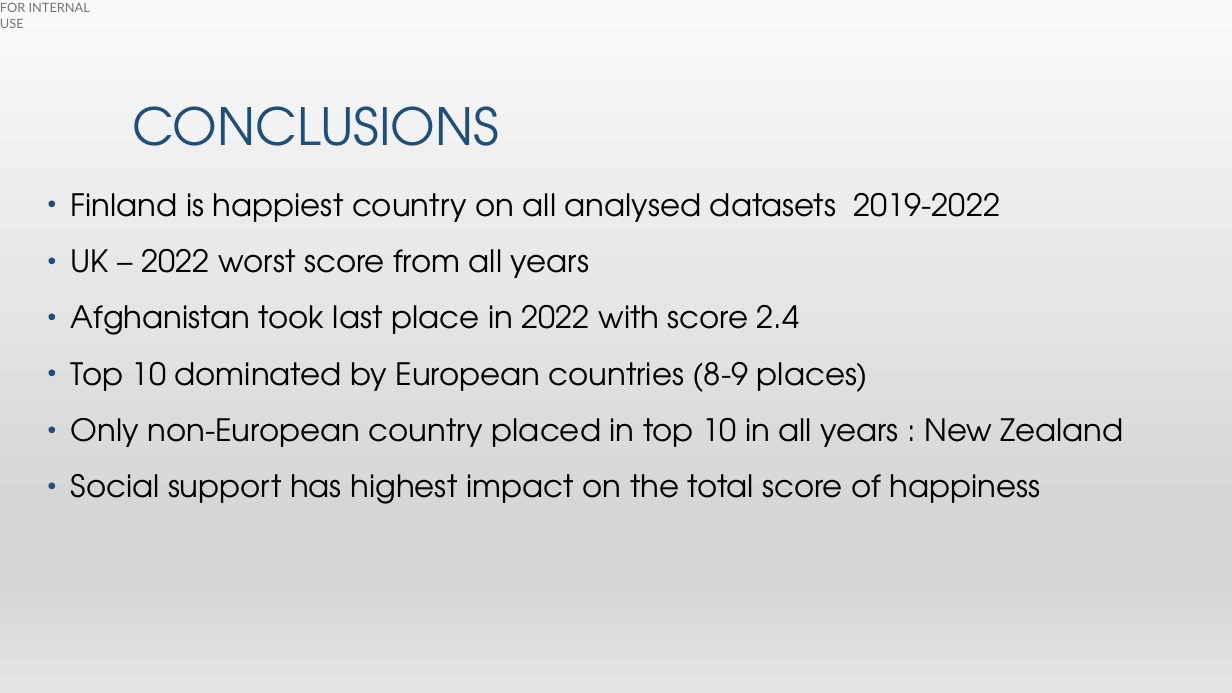
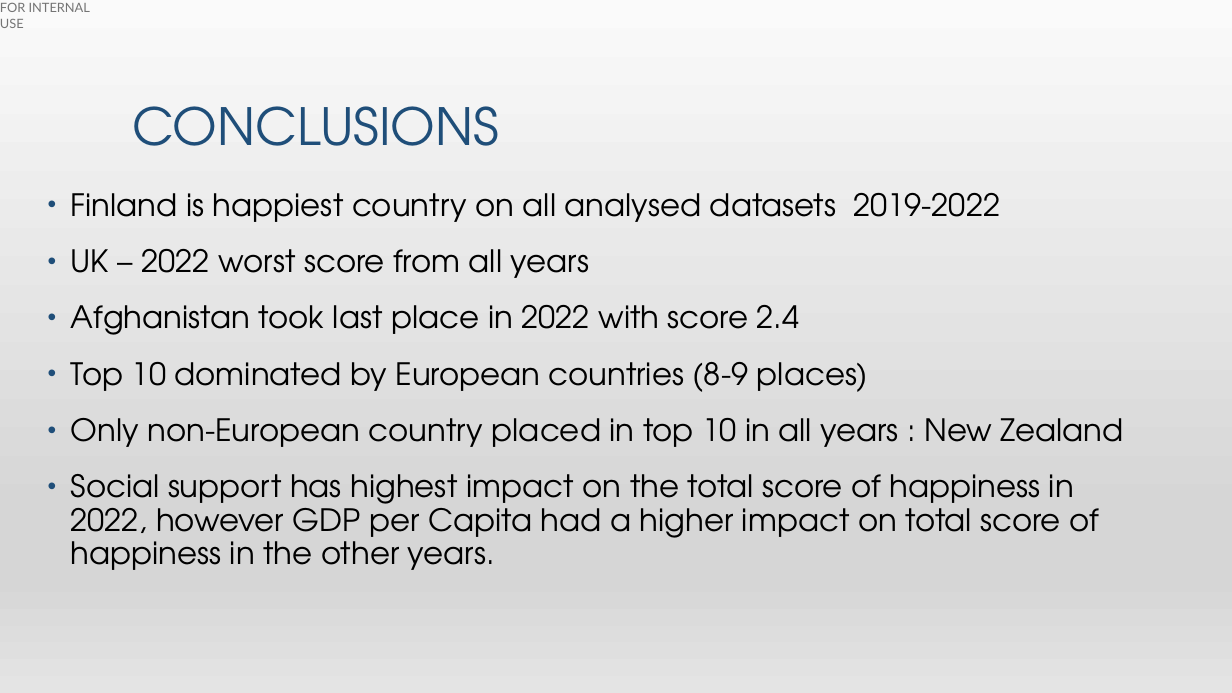
Before and after one commit to SNNandhini/Project-3-World_Happiness, a slide deck: slide 11 of World_happiness_presentation.pptx. Drawn at 1232x693 pixels with LibreOffice and Linux fonts; fonts in the diff are those of the drawing. Boxes give left, top, right and bottom in pixels: in the first picture for what was removed or moved away, otherwise in the second. Text is boxed around its words. In the diff, an @@ line names an element or a change of style, - is before the commit and + after.

```diff
--- a/World_happiness_presentation.pptx
+++ b/World_happiness_presentation.pptx
@@ text at [71, 474, 1100, 570]: text changed @@
-• Social support has highest impact on the total score of happiness
+• Social support has highest impact on the total score of happiness in 2022, however GDP per Capita had a higher impact on total score of happiness in the other years.
```
Also in this commit, not shown: 3 other slides changed, 1 other file.
